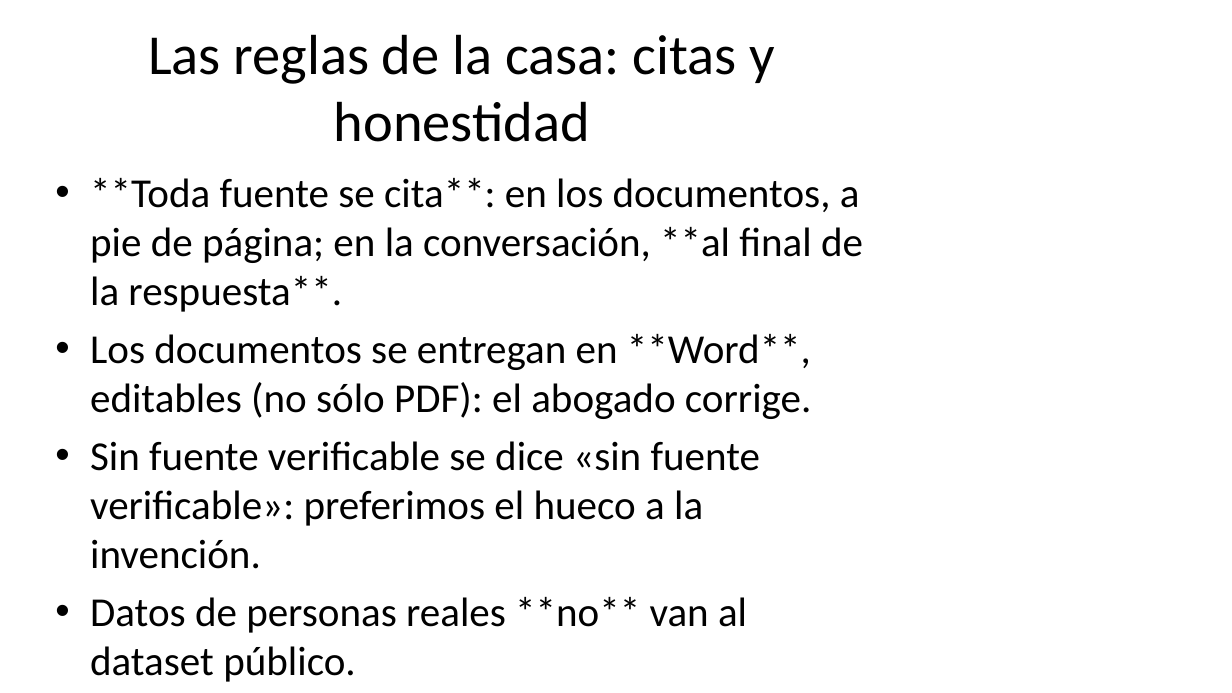
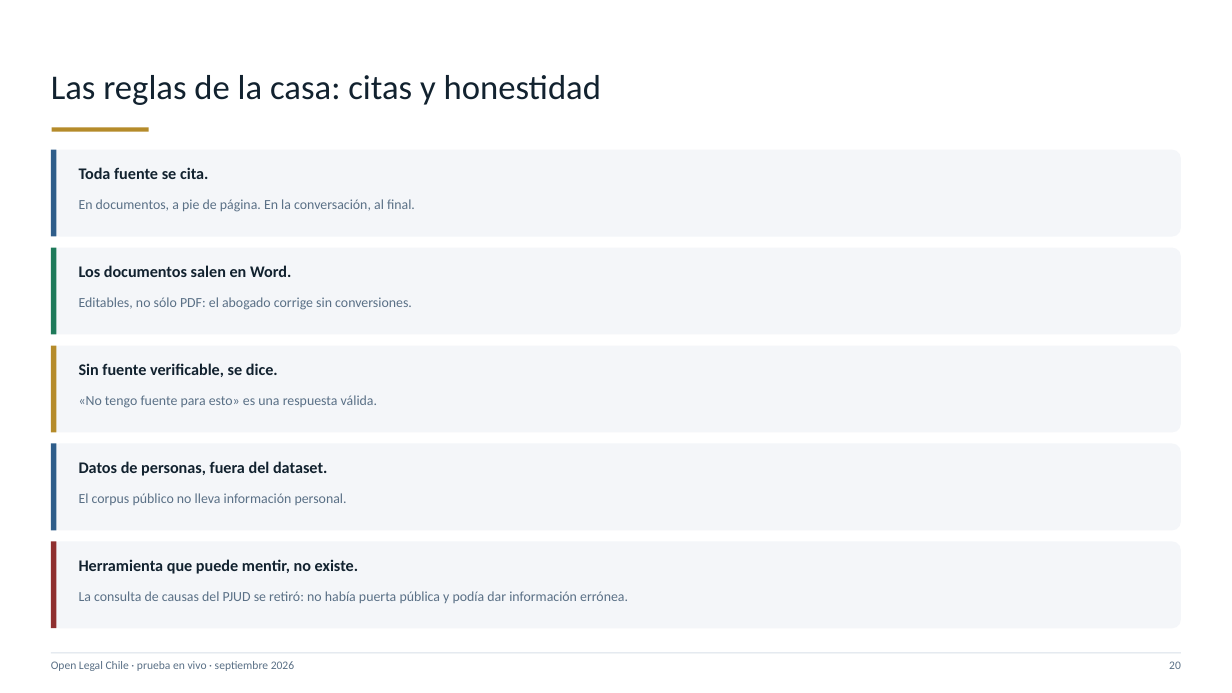
Before and after one commit to elpabloultron/open-legal-chile, a slide deck: slide 20 of docs/charla/Open_Legal_Chile_como_funciona.pptx (slide 15 before the commit). Drawn at 1232x693 pixels with LibreOffice and Linux fonts; fonts in the diff are those of the drawing. Boxes give left, top, right and bottom in pixels: in the first picture for what was removed or moved away, otherwise in the second. Text is boxed around its words. In the diff, an @@ line names an element or a change of style, - is before the commit and + after.

Commit message:
docs(charla): deck rediseñado (22 láminas) con las animaciones DENTRO del PowerPoint
- Tres animaciones nuevas: cómo se construyó el grafo (seis etapas), cómo operan las citas
  (documento vs conversación y el rastreo) y un caso de punta a punta (carpeta → Word).
- Las seis animaciones se graban a MP4 (Playwright + ffmpeg, con portada verificada) y van
  incrustadas en el pptx (add_movie): se reproducen con clic al presentar. Verificado: 6 videos y
  17 medios dentro del archivo, 0 formas fuera de lámina, 22/22 láminas con notas del orador.
- Sistema de diseño propio: azul tinta + bronce, tipografías Calibri, tarjetas, números grandes,
  marcos para imágenes, portada y separadores con red de nodos. Inspirado en la arquitectura de
  bloques de python-pptx-theme-kit (GPL: ideas, no código).
- Reproducible: construir_deck.py (deck) y grabar_animaciones.py (videos).

```diff
--- a/docs/charla/Open_Legal_Chile_como_funciona.pptx
+++ b/docs/charla/Open_Legal_Chile_como_funciona.pptx
@@ text "Las reglas de la casa: ...": place and size @@
-text "Las reglas de la casa: ..." at (148,34,775,142)
+text "Las reglas de la casa: ..." at (51,75,601,105)
@@ text "Las reglas de la casa: ..." at (51,75,601,105): size 44 to 27 pt, text colour #000000 to #12222F; alignment centre to left; more space between paragraphs; vertical alignment middle to top @@
@@ rectangle added at (52,128,149,131), fill #B58B2A @@
@@ rounded rectangle added at (51,150,1181,237), fill #F4F6F9 @@
@@ rectangle added at (51,150,56,237), fill #2E5D8A @@
@@ text added at (79,167,208,179), 12.6 pt, text #12222F, bold @@
+Toda fuente se cita.
@@ text removed at (90,178,863,633) @@
-• **Toda fuente se cita**: en los documentos, a pie de página; en la conversación, **al final de la respuesta**.
-• Los documentos se entregan en **Word**, editables (no sólo PDF): el abogado corrige.
-• Sin fuente verificable se dice «sin fuente verificable»: preferimos el hueco a la invención.
-• Datos de personas reales **no** van al dataset público.
-• Ejemplo de honestidad: la consulta de causas del PJUD se **retiró** porque no había puerta pública y podía entregar información errónea.
@@ text added at (79,199,415,212), 10.8 pt, text #5A7086 @@
+En documentos, a pie de página. En la conversación, al final.
@@ rounded rectangle added at (51,248,1181,335), fill #F4F6F9 @@
@@ rectangle added at (51,248,56,335), fill #1E7A5A @@
@@ text added at (79,265,291,277), 12.6 pt, text #12222F, bold @@
+Los documentos salen en Word.
@@ text added at (79,297,412,310), 10.8 pt, text #5A7086 @@
+Editables, no sólo PDF: el abogado corrige sin conversiones.
@@ rounded rectangle added at (51,346,1181,433), fill #F4F6F9 @@
@@ rectangle added at (51,346,56,433), fill #B58B2A @@
@@ text added at (79,363,278,377), 12.6 pt, text #12222F, bold @@
+Sin fuente verificable, se dice.
@@ text added at (79,395,377,408), 10.8 pt, text #5A7086 @@
+«No tengo fuente para esto» es una respuesta válida.
@@ rounded rectangle added at (51,444,1181,531), fill #F4F6F9 @@
@@ rectangle added at (51,444,56,531), fill #2E5D8A @@
@@ text added at (79,461,327,476), 12.6 pt, text #12222F, bold @@
+Datos de personas, fuera del dataset.
@@ text added at (79,493,347,505), 10.8 pt, text #5A7086 @@
+El corpus público no lleva información personal.
@@ rounded rectangle added at (51,542,1181,628), fill #F4F6F9 @@
@@ rectangle added at (51,542,56,628), fill #8F2F2F @@
@@ text added at (79,559,358,574), 12.6 pt, text #12222F, bold @@
+Herramienta que puede mentir, no existe.
@@ text added at (79,591,628,603), 10.8 pt, text #5A7086 @@
+La consulta de causas del PJUD se retiró: no había puerta pública y podía dar información errónea.
@@ rectangle added at (51,653,1181,653), fill #D8E0E8 @@
@@ text added at (51,661,294,671), 9 pt, text #5A7086 @@
+Open Legal Chile · prueba en vivo · septiembre 2026
@@ text added at (1169,661,1181,669), 9 pt, text #5A7086 @@
+20
```
Also in this commit, not shown: 7 other slides changed, 14 slides added, 8 slides removed, 20 other files.
